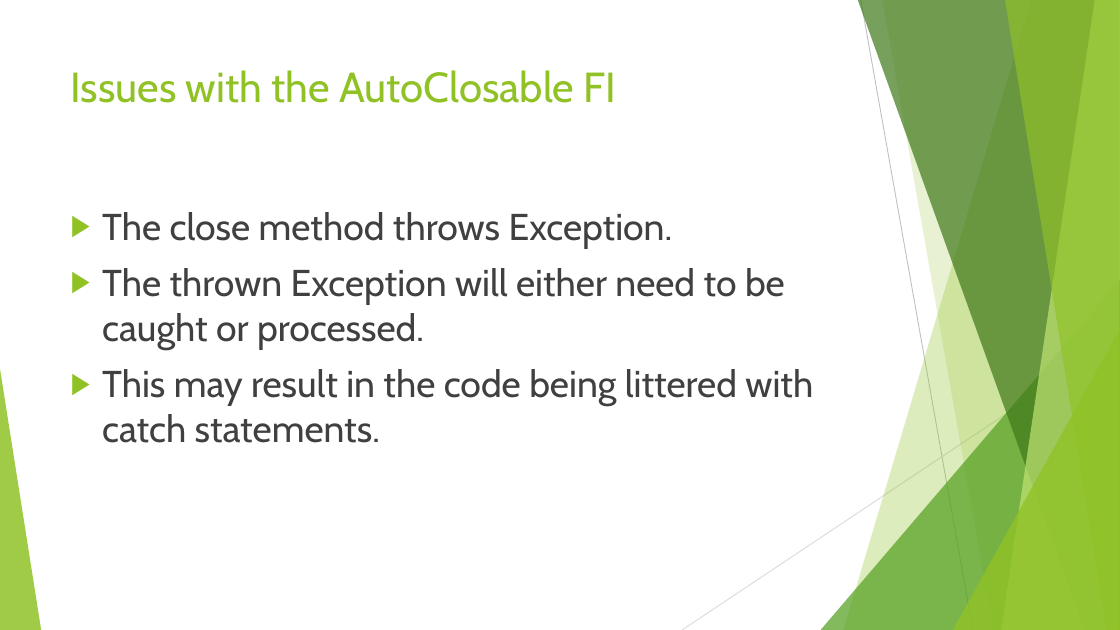
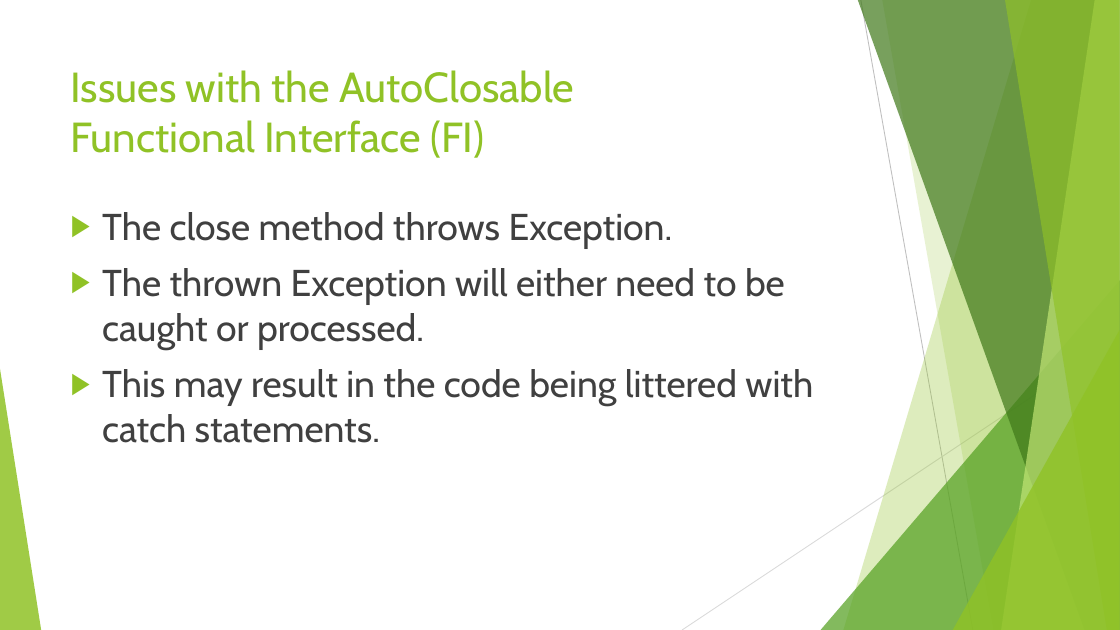
Before and after one commit to RichardRoda/2017-CodePaLOUsa-Lambda, a slide deck: slide 45 of Learning to Love the Lambda in the Stream.pptx (slide 42 before the commit). Drawn at 1120x630 pixels with LibreOffice and Linux fonts; fonts in the diff are those of the drawing. Boxes give left, top, right and bottom in pixels: in the first picture for what was removed or moved away, otherwise in the second. Text is boxed around its words. In the diff, an @@ line names an element or a change of style, - is before the commit and + after.

```diff
--- a/Learning to Love the Lambda in the Stream.pptx
+++ b/Learning to Love the Lambda in the Stream.pptx
@@ title at (71,70,575,158): text changed @@
-Issues with the AutoClosable FI
+Issues with the AutoClosable
+Functional Interface (FI)
```
Also in this commit, not shown: 6 other slides changed, 4 slides added, 1 slide removed.
